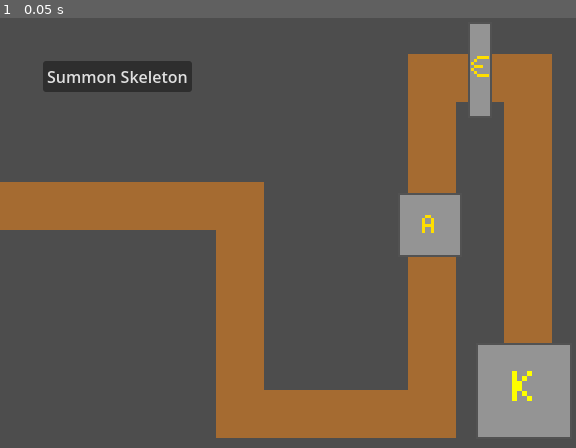
Above: before the commit, frame 1.
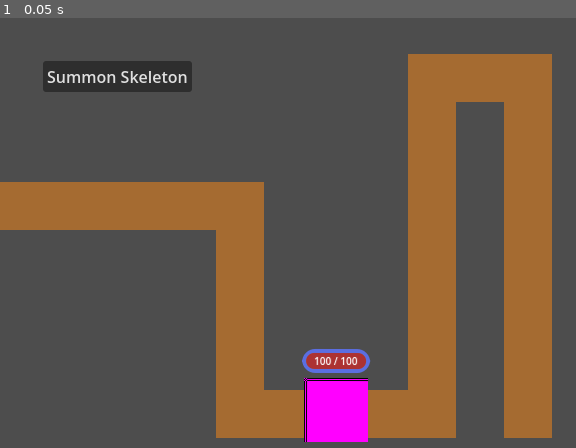
Above: after the commit, the same moment.

Repository: ProgrammingLogic/reverse_tower_defense
Game: Godot game, scene res://scenes/game.tscn
Same seed, same stepped clock (60 frames per second), same inputs: the game is played once before the commit and once after it.
Inputs:
- Up to frame 1 (0.05 s): no input

The runs differ from the first frame. In frame 1, 8.1% of the frame differs, in the area x 52-99%, y 1-99%.

Commit message:
refactor: create defense class

Diff:
--- /dev/null
+++ b/components/health.gd
@@ -0,0 +1,61 @@
+class_name Health
+extends Node
+## Health of entity in the game.
+##
+## Responible for tracking the entity's health and notifying listeners when
+##	the entity's health is modified or depleted.
+
+## Emitted when the entity's health falls below 1.
+signal killed
+## Emitted when the entity is healed.
+signal healed(amount: int)
+## Emitted when the entity takes damage.
+signal hurt(amount: int)
+
+## Entity's max health.
+var max_value: int = 1:
+	set(new_max_value):
+		max_value = new_max_value
+
+		if value > max_value:
+			var delta := max_value - value
+			damage(delta)
+
+## Entity's current health.
+var value: int
+
+## Inflict [param amount] damage on the entity.
+##
+## [param amount] is clamped to be above zero. If the actual damage taken is
+##	more than 0, emits [signal Health.damaged] with the damage taken as
+##	[param amount]. If [member Health.value] falls below 1, emits [signal Health.killed].
+func damage(amount: int) -> void:
+	var clamped_amount: int = clamp(amount, 0, INF)
+	var new_value: int = value - clamped_amount
+	var delta: int = new_value - value
+	var damage_taken: int = abs(delta)
+
+	value = new_value
+
+	if damage_taken > 0:
+		hurt.emit(damage_taken)
+
+	if new_value < 1:
+		killed.emit()
+
+## Heal the entity for [param amount].
+##
+## The new [member Health.value] is clamped to be above zero and less than
+##	[member Health.max_value]. If the actual healing received is more than 0,
+##	emits [signal Health.healed].
+func heal(amount: int) -> void:
+	var clamped_amount: int = clamp(amount, 0, INF)
+	var new_value: int = value - clamped_amount
+	var clamped_new_value: int = clamp(new_value, 1, max_value)
+	var delta: int = clamped_new_value - value
+	var healing_received: int = abs(delta)
+
+	value = clamped_new_value
+
+	if healing_received > 0:
+		healed.emit(healing_received)
--- /dev/null
+++ b/components/ui/healthbar.gd
@@ -0,0 +1,29 @@
+class_name Healthbar
+extends ProgressBar
+
+## [Health] [ProgressBar] derives it data from.
+var health: Health:
+	set(new_health):
+		if is_instance_valid(health):
+			health.hurt.disconnect(_on_update)
+			health.healed.disconnect(_on_update)
+
+		if not is_instance_valid(new_health):
+			health = null
+			return
+
+		health = new_health
+		health.hurt.connect(_on_update)
+		health.healed.connect(_on_update)
+@export var show_numbers := true:
+	set(new_show_numbers):
+		show_numbers = new_show_numbers
+		%HealthLabel.visible = show_numbers
+## [RichTextLabel] containing the linked [Health]'s [member Health.value] and
+## 	[member Health.max_value]. Can be disabled with [member Health.show_numbers].
+@onready var health_label: RichTextLabel = %HealthLabel
+
+func _on_update(_amount: int):
+	value = health.value
+	max_value = health.max_value
+	health_label.text = "%d / %d" % [health.value, health.max_value]
--- /dev/null
+++ b/components/ui/healthbar.tscn
@@ -0,0 +1,55 @@
+[gd_scene format=3 uid="uid://brgcf1e0poj0w"]
+
+[ext_resource type="Script" uid="uid://dtiojq3x43gdl" path="res://components/ui/healthbar.gd" id="1_3frwa"]
+
+[sub_resource type="StyleBoxFlat" id="StyleBoxFlat_7p7er"]
+bg_color = Color(0.5176471, 0.49411765, 0.5294118, 1)
+border_width_left = 4
+border_width_top = 4
+border_width_right = 4
+border_width_bottom = 4
+border_color = Color(0.35686275, 0.43137255, 0.88235295, 1)
+corner_radius_top_left = 16
+corner_radius_top_right = 16
+corner_radius_bottom_right = 16
+corner_radius_bottom_left = 16
+expand_margin_left = 4.0
+expand_margin_top = 4.0
+expand_margin_right = 4.0
+expand_margin_bottom = 4.0
+
+[sub_resource type="StyleBoxFlat" id="StyleBoxFlat_lyr5t"]
+bg_color = Color(0.6745098, 0.19607843, 0.19607843, 1)
+border_color = Color(0.35686275, 0.43137255, 0.88235295, 1)
+corner_radius_top_left = 16
+corner_radius_top_right = 16
+corner_radius_bottom_right = 16
+corner_radius_bottom_left = 16
+
+[node name="Healthbar" type="ProgressBar" unique_id=877966019]
+custom_minimum_size = Vector2(0, 32)
+custom_maximum_size = Vector2(60, 16)
+anchors_preset = -1
+anchor_right = 1.0
+offset_top = -32.0
+offset_bottom = -32.0
+grow_horizontal = 2
+theme_override_styles/background = SubResource("StyleBoxFlat_7p7er")
+theme_override_styles/fill = SubResource("StyleBoxFlat_lyr5t")
+value = 100.0
+show_percentage = false
+script = ExtResource("1_3frwa")
+
+[node name="HealthLabel" type="RichTextLabel" parent="." unique_id=499466757]
+unique_name_in_owner = true
+layout_mode = 1
+anchors_preset = 15
+anchor_right = 1.0
+anchor_bottom = 1.0
+grow_horizontal = 2
+grow_vertical = 2
+theme_override_font_sizes/normal_font_size = 10
+text = "100 / 100"
+scroll_active = false
+horizontal_alignment = 1
+vertical_alignment = 1
--- /dev/null
+++ b/scenes/defenses/defense.gd
@@ -0,0 +1,32 @@
+class_name Defense
+extends Node2D
+
+## Emitted when [Defense] is destroyed.
+signal destroyed(defense: Defense)
+## The defense's health.
+var health: Health = Health.new()
+## The max health of the defense.
+@export var max_health: int:
+	get:
+		return health.max_value
+	set(value):
+		health.max_value = value
+## [Node2D] representing where a [Minion] should stop when navigating to the tower.
+@export var navigation_point: Node2D
+## [Healthbar] providing a visual representation of [member Defense.health].
+@onready var healthbar: Healthbar = %Healthbar
+
+func _ready() -> void:
+	health.max_value = max_health
+	health.value = max_health
+	healthbar.health = health
+	assert(is_instance_valid(navigation_point))
+
+## Executed when [member Defense.health]'s [signal Health.killed] is emitted.
+func _on_killed() -> void:
+	destroyed.emit(self)
+	queue_free()
+
+## Hurt [Defense] for [param amount] damage.
+func damage(amount: int) -> void:
+	health.damage(amount)
--- /dev/null
+++ b/scenes/defenses/defense.tscn
@@ -0,0 +1,40 @@
+[gd_scene format=3 uid="uid://xin687t7txar"]
+
+[ext_resource type="Script" uid="uid://cxscjmaa154sw" path="res://scenes/defenses/defense.gd" id="1_64mab"]
+[ext_resource type="PackedScene" uid="uid://brgcf1e0poj0w" path="res://components/ui/healthbar.tscn" id="2_5rfwt"]
+
+[sub_resource type="PlaceholderTexture2D" id="PlaceholderTexture2D_x0yqr"]
+size = Vector2(64, 64)
+
+[node name="Defense" type="Node2D" unique_id=1953356511]
+rotation = 0.0022805682
+script = ExtResource("1_64mab")
+max_health = 20
+
+[node name="Sprite2D" type="Sprite2D" parent="." unique_id=481306170]
+scale = Vector2(1.0000001, 1.0000001)
+texture = SubResource("PlaceholderTexture2D_x0yqr")
+
+[node name="DefenseBounds" type="Control" parent="." unique_id=604967952]
+custom_minimum_size = Vector2(64, 64)
+layout_mode = 3
+anchors_preset = 8
+anchor_left = 0.5
+anchor_top = 0.5
+anchor_right = 0.5
+anchor_bottom = 0.5
+offset_left = -32.0
+offset_top = -32.0
+offset_right = 32.0
+offset_bottom = 32.0
+grow_horizontal = 2
+grow_vertical = 2
+
+[node name="Healthbar" parent="DefenseBounds" unique_id=877966019 instance=ExtResource("2_5rfwt")]
+unique_name_in_owner = true
+layout_mode = 1
+anchors_preset = 10
+offset_left = 1.9429855
+offset_top = -24.999939
+offset_right = -2.0570145
+offset_bottom = -8.999939
--- a/scenes/game.gd
+++ b/scenes/game.gd
@@ -4,15 +4,13 @@
 
 @onready var summon_button: Button = %SummonButton
 @onready var spawn_point: Node2D = %SpawnPoint
-@onready var castle: Sprite2D = %Castle
-@onready var wall: Sprite2D = %Wall
-@onready var archer_tower: Sprite2D = %ArcherTower
+@onready var defense: Defense = %Defense
 
 func summon_minion() -> void:
 	var minion: Minion = MINION.instantiate()
 	add_child(minion)
 	minion.global_position = spawn_point.global_position
-	minion.target = archer_tower
+	minion.target = defense
 
 func _ready() -> void:
 	%SummonButton.button_up.connect(summon_minion)
--- a/scenes/game.tscn
+++ b/scenes/game.tscn
@@ -1,10 +1,8 @@
 [gd_scene format=4 uid="uid://dgh53iflntyva"]
 
-[ext_resource type="Texture2D" uid="uid://dw1lg4mtjyt3h" path="res://tile_spritesheet.png" id="1_80nbo"]
-[ext_resource type="Script" uid="uid://dnvokfc2rwje0" path="res://scenes/game.gd" id="1_ryrav"]
-[ext_resource type="PackedScene" uid="uid://4bmn0or3hbbh" path="res://scenes/defenses/castle/castle.tscn" id="2_e2o6t"]
-[ext_resource type="PackedScene" uid="uid://6a6bp7lv5pry" path="res://scenes/defenses/wall/wall.tscn" id="3_feb5d"]
-[ext_resource type="PackedScene" uid="uid://myc4n48bao4p" path="res://scenes/defenses/archer_tower/archer_tower.tscn" id="4_fc0e3"]
+[ext_resource type="Script" uid="uid://dnvokfc2rwje0" path="res://scenes/game.gd" id="1_lnu2h"]
+[ext_resource type="Texture2D" uid="uid://dw1lg4mtjyt3h" path="res://tile_spritesheet.png" id="2_lbhrr"]
+[ext_resource type="PackedScene" uid="uid://xin687t7txar" path="res://scenes/defenses/defense.tscn" id="3_iywne"]
 
 [sub_resource type="NavigationPolygon" id="NavigationPolygon_ryrav"]
 
@@ -39,23 +37,11 @@
 anchor_bottom = 1.0
 grow_horizontal = 2
 grow_vertical = 2
-script = ExtResource("1_ryrav")
+script = ExtResource("1_lnu2h")
 
 [node name="TileMapLayer" type="TileMapLayer" parent="." unique_id=719083363]
 tile_map_data = PackedByteArray("AAAAAAwAAAABAAAAAAABAAwAAAABAAAAAAACAAwAAAABAAAAAAADAAwAAAABAAAAAAAEAAwAAAABAAAAAAAFAA …(2736 unchanged characters)…
 tile_set = SubResource("TileSet_x0yqr")
-
-[node name="Castle" parent="." unique_id=825693351 groups=["defense"] instance=ExtResource("2_e2o6t")]
-unique_name_in_owner = true
-position = Vector2(524, 377)
-
-[node name="Wall" parent="." unique_id=757881381 groups=["defense"] instance=ExtResource("3_feb5d")]
-unique_name_in_owner = true
-position = Vector2(480, 56)
-
-[node name="ArcherTower" parent="." unique_id=827368722 groups=["defense", "hostile"] instance=ExtResource("4_fc0e3")]
-unique_name_in_owner = true
-position = Vector2(430, 211)
 
 [node name="UI" type="Control" parent="." unique_id=1445216346]
 layout_mode = 1
@@ -79,6 +65,15 @@
 text = "Summon Skeleton"
 metadata/_edit_lock_ = true
 
+[node name="Defense" parent="." unique_id=1953356511 node_paths=PackedStringArray("navigation_point") instance=ExtResource("3_iywne")]
+unique_name_in_owner = true
+position = Vector2(336.00003, 396.00006)
+scale = Vector2(0.99999994, 0.99999994)
+navigation_point = NodePath("NavigationPoint")
+
+[node name="NavigationPoint" type="Node2D" parent="Defense" unique_id=71646369]
+position = Vector2(-40.997635, 1.0934348)
+
 [node name="SpawnPoint" type="Node2D" parent="." unique_id=8204299]
 unique_name_in_owner = true
 position = Vector2(15, 191)
--- a/scenes/minions/advance_state.gd
+++ b/scenes/minions/advance_state.gd
@@ -12,13 +12,13 @@
 
 ## Executed when [signal Minion.target_updated] is emitted. Updates [member Minion.navigation_agent]'s
 ##	[member NavigationAgent2D.target_position] to match the new target.
-func on_target_update(target: Node2D) -> void:
+func on_target_update(target: Defense) -> void:
 	## Fallback to the minion's current position to prevent movement to unexpected places.
 	if not is_instance_valid(target):
 		navigation_agent.target_position = minion.global_position
 		return
 
-	navigation_agent.target_position = minion.target.global_position
+	navigation_agent.target_position = minion.target.navigation_point.global_position
 
 ## Called when [AdvanceState] is entered.
 func enter() -> void:
--- a/scenes/minions/minion.gd
+++ b/scenes/minions/minion.gd
@@ -2,11 +2,13 @@
 extends CharacterBody2D
 
 ## Emitted when the minion's target has changed. [target] can be null.
-signal target_updated(target: Node2D)
+signal target_updated(target: Defense)
 ## [Minion]'s speed.
 @export var movement_speed: float = 4.0
+## [Minion]'s base damage.
+@export var damage: int = 3
 ## [Minion]'s current target.
-var target: Node2D:
+var target: Defense:
 	set(value):
 		if not is_instance_valid(value):
 			target = null
Not shown, added: components/health.gd.uid
Not shown, added: components/ui/healthbar.gd.uid
Not shown, added: scenes/defenses/defense.gd.uid
Not shown: 1 places in scenes/game.tscn that only renumber resources
